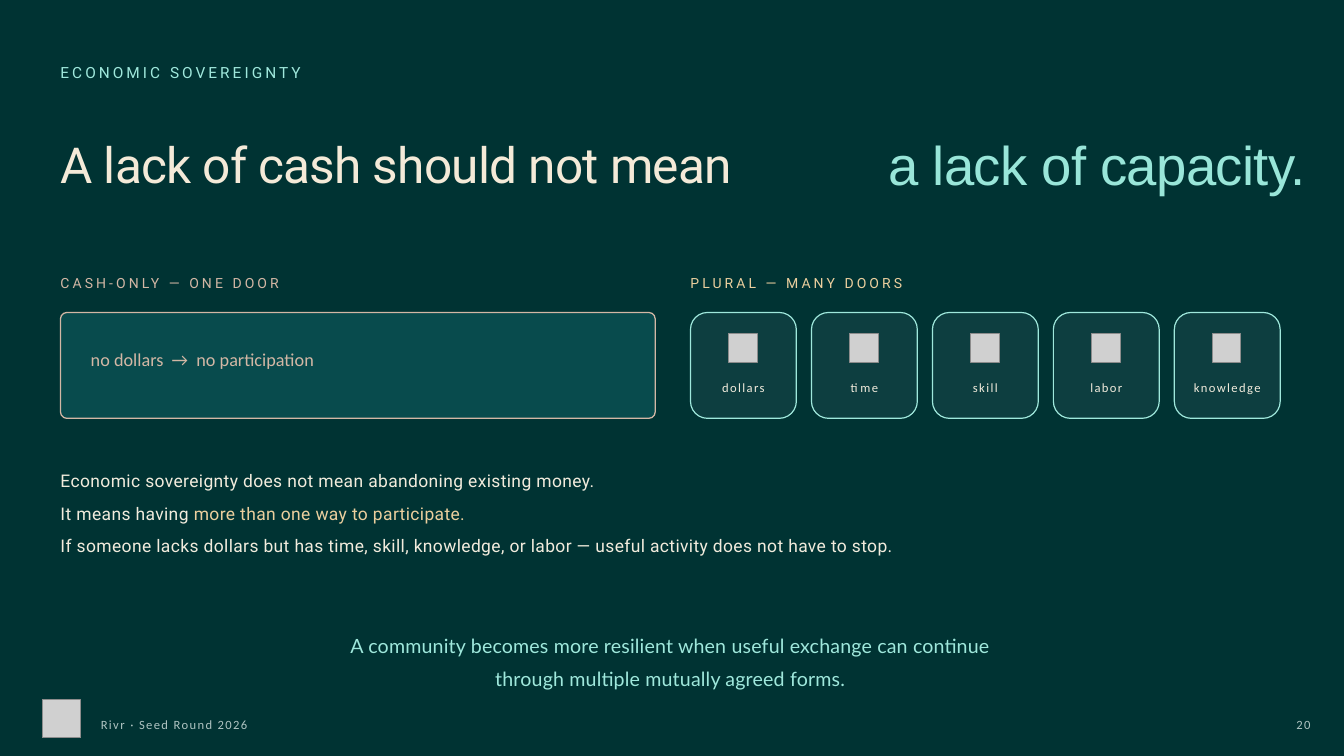
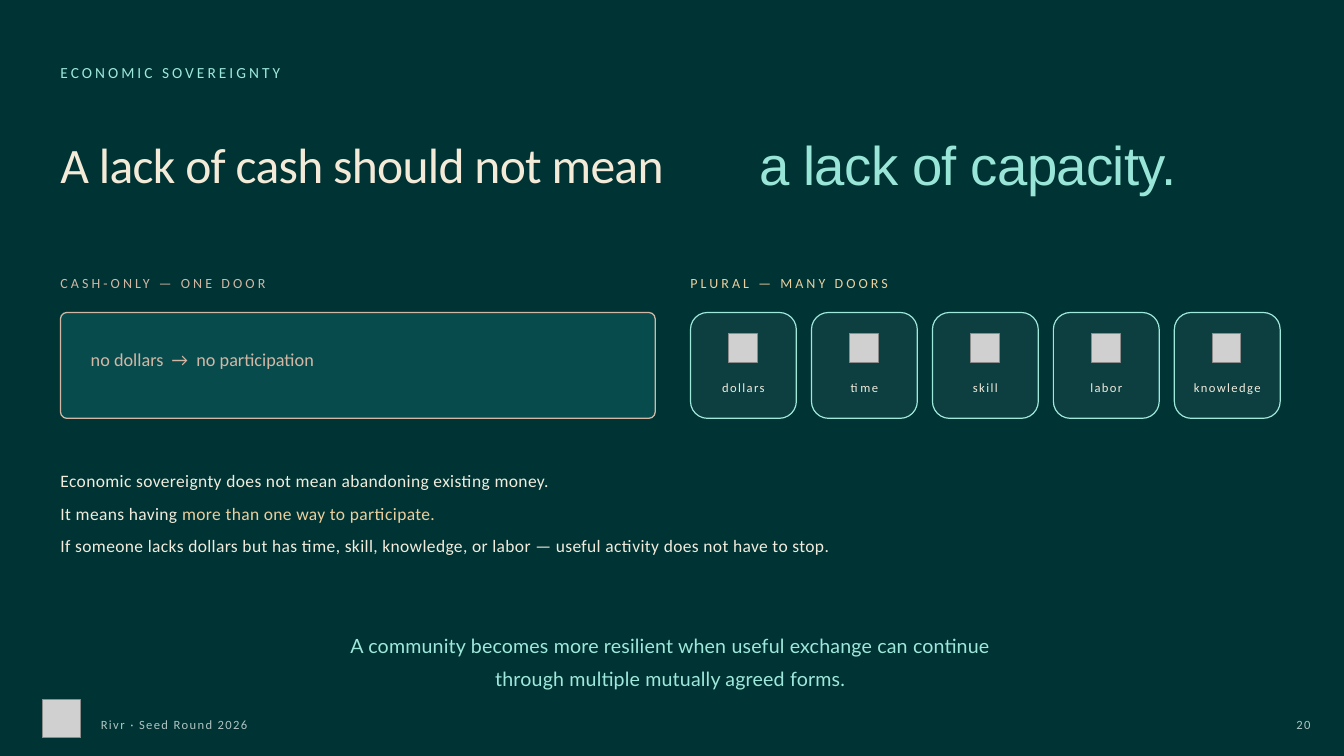
Before and after one commit to rivr-social/rivr-website, a slide deck: slide 21 of draft/assets/rivr-deck-v9-import.pptx. Drawn at 1344x756 pixels with LibreOffice and Linux fonts; fonts in the diff are those of the drawing; grey boxes stand for pictures; background and template pictures are left out. Boxes give left, top, right and bottom in pixels: in the first picture for what was removed or moved away, otherwise in the second. Text is boxed around its words. In the diff, an @@ line names an element or a change of style, - is before the commit and + after.

Commit message:
chore: restage deck v9 (canva-safe fonts)

```diff
--- a/draft/assets/rivr-deck-v9-import.pptx
+++ b/draft/assets/rivr-deck-v9-import.pptx
@@ font Roboto to Calibri in 5 elements at <box>60,68,280,78</box>, <box>236,148,324,520</box>, <box>690,279,888,288</box>, <box>60,475,829,555</box>, <box>60,148,664,184</box> @@
@@ text "a lack of capacity.": place and size @@
-text "a lack of capacity." at <box>889,145,1306,195</box>
+text "a lack of capacity." at <box>759,145,1177,195</box>
```
Also in this commit, not shown: 51 other slides changed.
